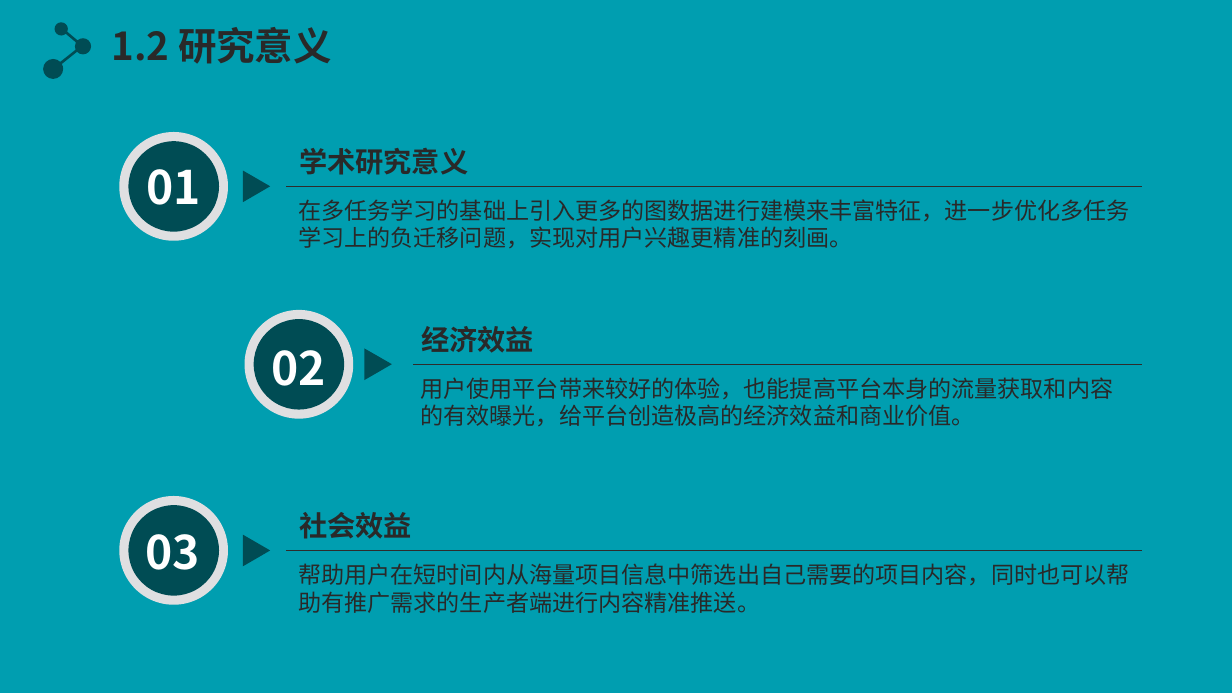
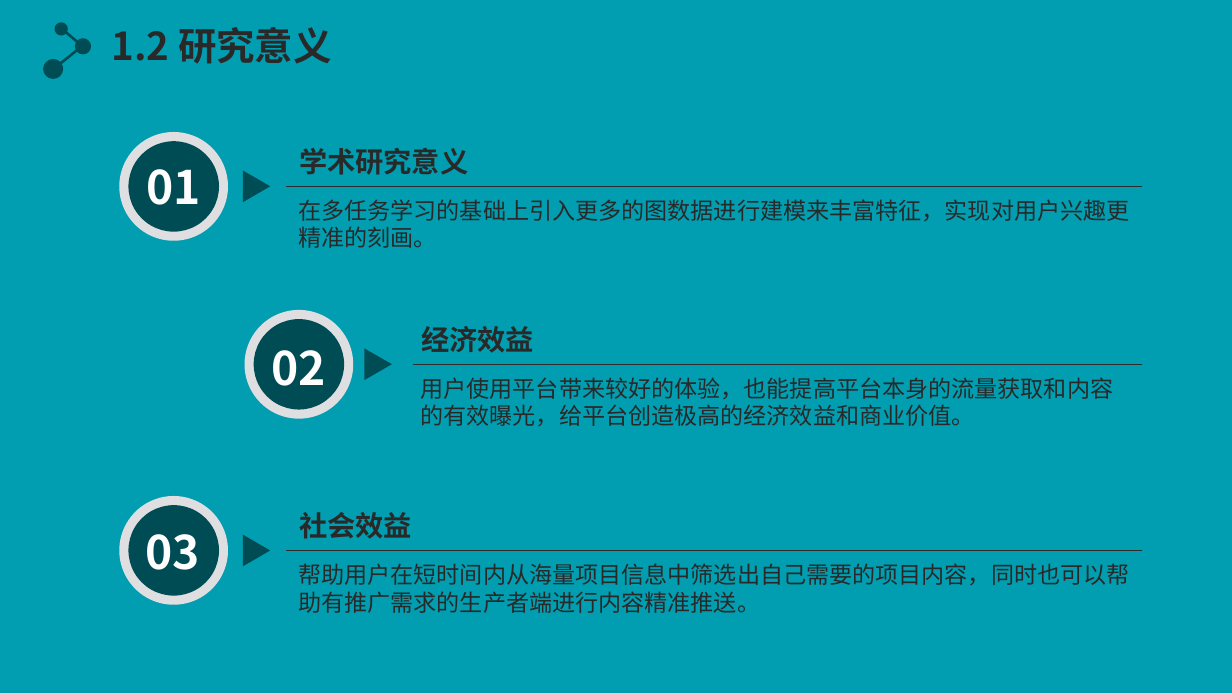
Before and after one commit to Redamancyer/keeplearning, a slide deck: slide 5 of 开题报告.pptx. Drawn at 1232x693 pixels with LibreOffice and Linux fonts; fonts in the diff are those of the drawing; background and template pictures are left out. Boxes give left, top, right and bottom in pixels: in the first picture for what was removed or moved away, otherwise in the second. Text is boxed around its words. In the diff, an @@ line names an element or a change of style, - is before the commit and + after.

```diff
--- a/开题报告.pptx
+++ b/开题报告.pptx
@@ text at bbox=[298, 199, 1129, 248]: text changed @@
-在多任务学习的基础上引入更多的图数据进行建模来丰富特征，进一步优化多任务学习上的负迁移问题，实现对用户兴趣更精准的刻画。
+在多任务学习的基础上引入更多的图数据进行建模来丰富特征，实现对用户兴趣更精准的刻画。
```
Also in this commit, not shown: 4 other slides changed, 4 other files.
